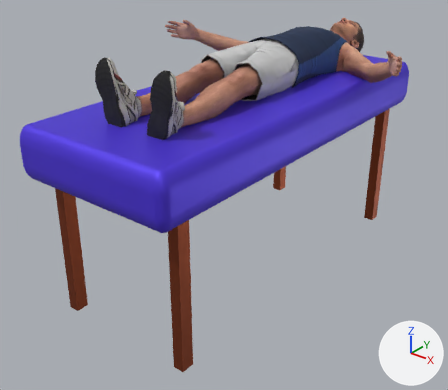
The glTF model assets/models/asim.glb as it was, and as the next commit left it.
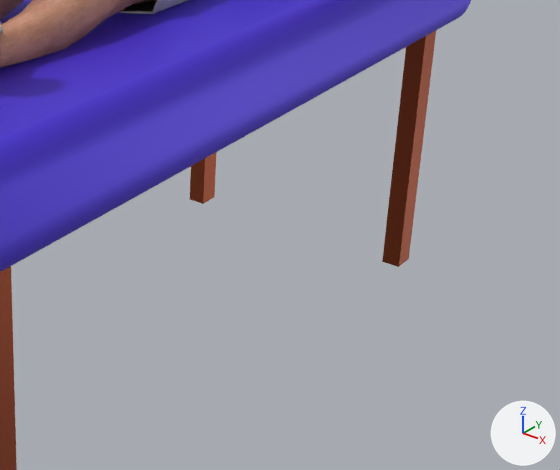
Each version is shown whole from a 50 mm camera at (186.0, -171.0, 84.0) aimed at (-3.0, 65.0, -62.0), then close up on the part from 41% to 100% of the width and 24% to 81% of the height. Lighting does not change. The marker at lower right points along +X, +Y and +Z. The first two pictures are the older version. Where no turn or scale is listed for an object, it has been applied to the vertices.

In view in the first close-up: 'Karakter', 'yatak'.
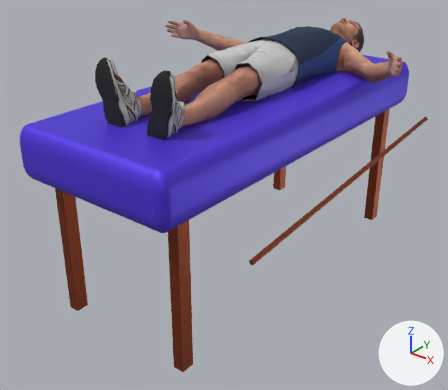
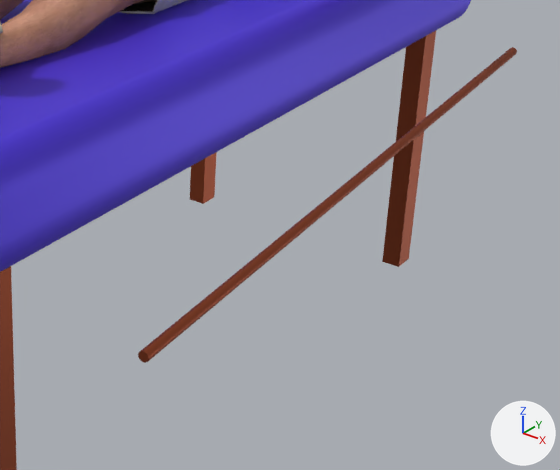
Where the change shows, as pixel boxes [x1, y1, x2, y2] in the close-ups (560 x 470 px):
'Cylinder', added
    after: [138, 47, 517, 363]

The change, as a diff of the scene's bpy script:
```diff
--- a/assets/models/asim.glb.py
+++ b/assets/models/asim.glb.py
@@ me_cylinder @@
+me_cylinder.from_pydata(...)  # 64 vertices, 124 faces; spans x -5.0..5.0, y -81.0..81.0, z -3.0..3.0
+me_cylinder.materials.append(mat_ayak)  # brown #97492c
@@ ob_cylinder @@
+ob_cylinder = bpy.data.objects.new('Cylinder', me_cylinder)
+ob_cylinder.location = (80.6, 51.1, -22.3)
```
